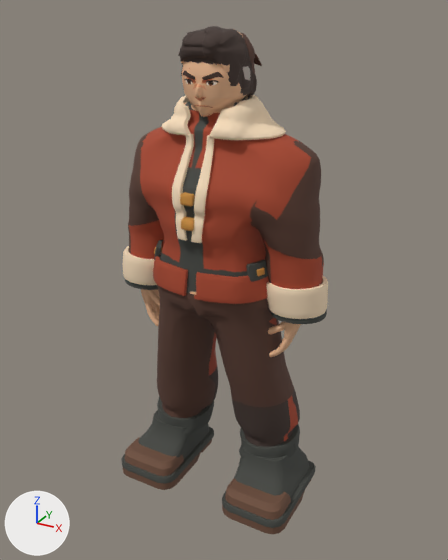
The glTF model godot/assets/models/burton.glb, before and after one commit.
Both versions are drawn from a 50 mm camera at (1.111, -1.969, 1.952) aimed at (0.02, 0.014, 0.961). Lighting does not change. The marker at lower left points along +X, +Y and +Z. The first picture is the older version. Where no turn or scale is listed for an object, it has been applied to the vertices. Vertices at exactly the same position are counted once.

Objects in the first picture: 'Burton'.
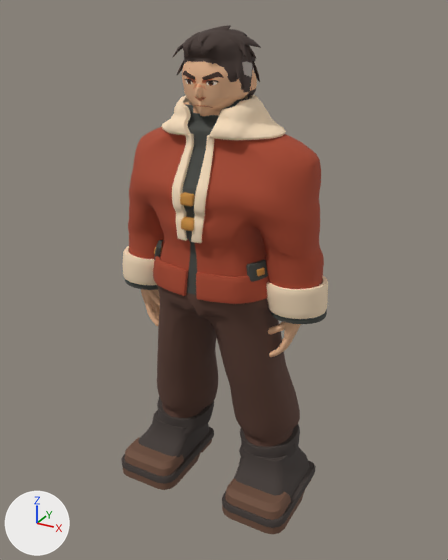
Patch to the scene script:
```diff
--- a/godot/assets/models/burton.glb.py
+++ b/godot/assets/models/burton.glb.py
@@ me_burton @@
 # used by ob_burton; location = (0.0, 0.0, 0.0)
-me_burton.from_pydata(...)  # 29350 vertices, 56719 faces; spans x -0.44..0.45, y -0.23..0.23, z 0.0..1.9
+me_burton.from_pydata(...)  # 29385 vertices, 56779 faces; spans x -0.44..0.45, y -0.23..0.23, z 0.0..1.9
+# me_burton part 1: 814 vertices moved within x -0.21..0.4, y -0.22..0.15, z 0.9..1.89; 4072 vertices removed from x -0.3..0.4, y -0.17..0.2, z 0.9..1.9; 4107 vertices added at x -0.31..0.42, y -0.17..0.23, z 0.9..1.9
+# me_burton part 2: 7 vertices moved within x -0.3..0.29, y -0.07..0.18, z 0.2..0.49; 29 vertices removed from x -0.33..0.32, y -0.07..0.18, z 0.2..0.49; 29 vertices added at x -0.34..0.3, y -0.07..0.18, z 0.2..0.49
+# me_burton part 3: 20392 kept faces spanning x -0.42..0.43, y -0.23..0.23, z 0.04..1.89 get new texture (UV) coordinates
+# other edits to the shape of me_burton do not show in these pictures
 me_burton.materials.append(mat_burton_body)
```

Boxes (x1, y1, x2, y2) around the edits, measured in the pictures (448 x 560 px; the box of a moved part takes in the faces that stretch with it):
'Burton', reshaped: before (121, 26, 328, 534); after (121, 25, 328, 534)
part 1 of me_burton, moved or reshaped: before (150, 26, 277, 278); after (147, 25, 277, 278)
part 2 of me_burton, moved or reshaped (mostly hidden): before (263, 404, 271, 422); after (264, 406, 271, 422)
part 3 of me_burton, surface changed: before (128, 56, 324, 508); after (128, 49, 324, 508)
